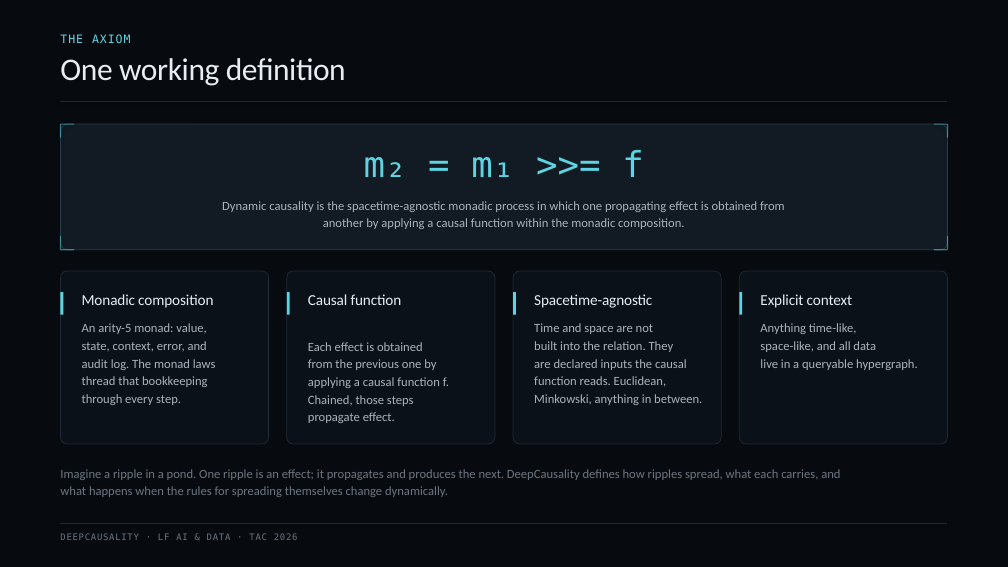
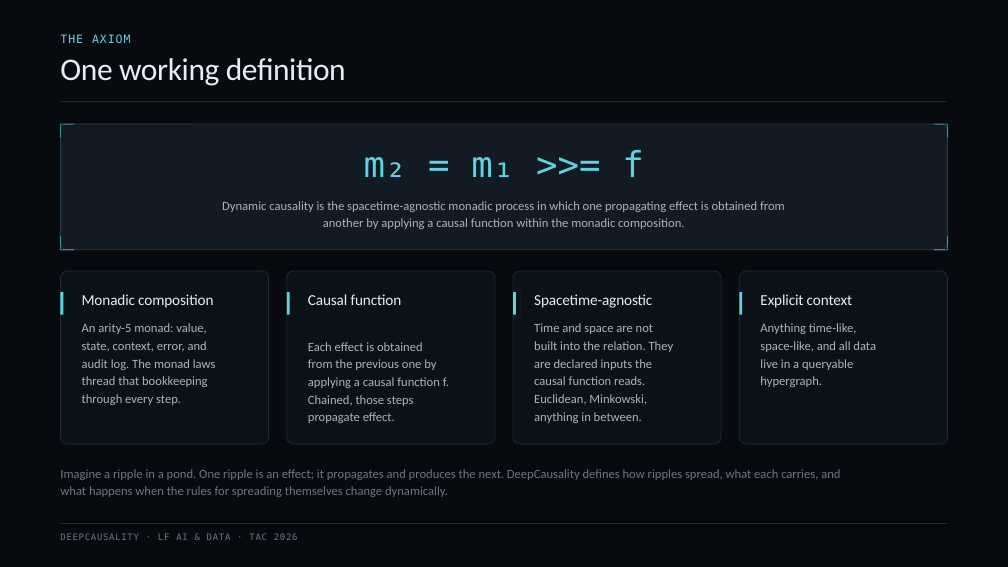
Before and after one commit to deepcausality-rs/deep_causality, a slide deck: slide 5 of docs/LF/slides/LF_2026/DeepCausality_TAC_2026.pptx. Drawn at 1008x567 pixels with LibreOffice and Linux fonts; fonts in the diff are those of the drawing. Boxes give left, top, right and bottom in pixels: in the first picture for what was removed or moved away, otherwise in the second. Text is boxed around its words. In the diff, an @@ line names an element or a change of style, - is before the commit and + after.

Commit message:
Updated TAC presentation.

```diff
--- a/docs/LF/slides/LF_2026/DeepCausality_TAC_2026.pptx
+++ b/docs/LF/slides/LF_2026/DeepCausality_TAC_2026.pptx
@@ text at (534,359,652,423): text changed @@
-are declared inputs the causal
-function reads. Euclidean,
-Minkowski, anything in between.
+are declared inputs the
+causal function reads.
+Euclidean, Minkowski,
+anything in between.
@@ text at (760,341,876,387): text changed @@
-space-like, and all data
-live in a queryable hypergraph.
+space-like, and all data
+live in a queryable
+hypergraph.
```
Also in this commit, not shown: 14 other slides changed, 1 slide added.
